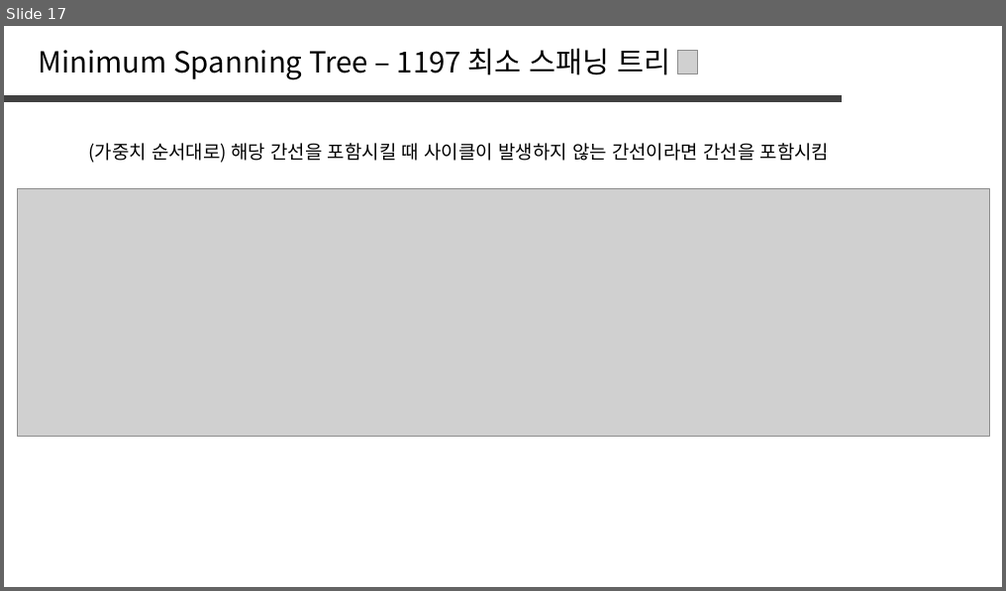
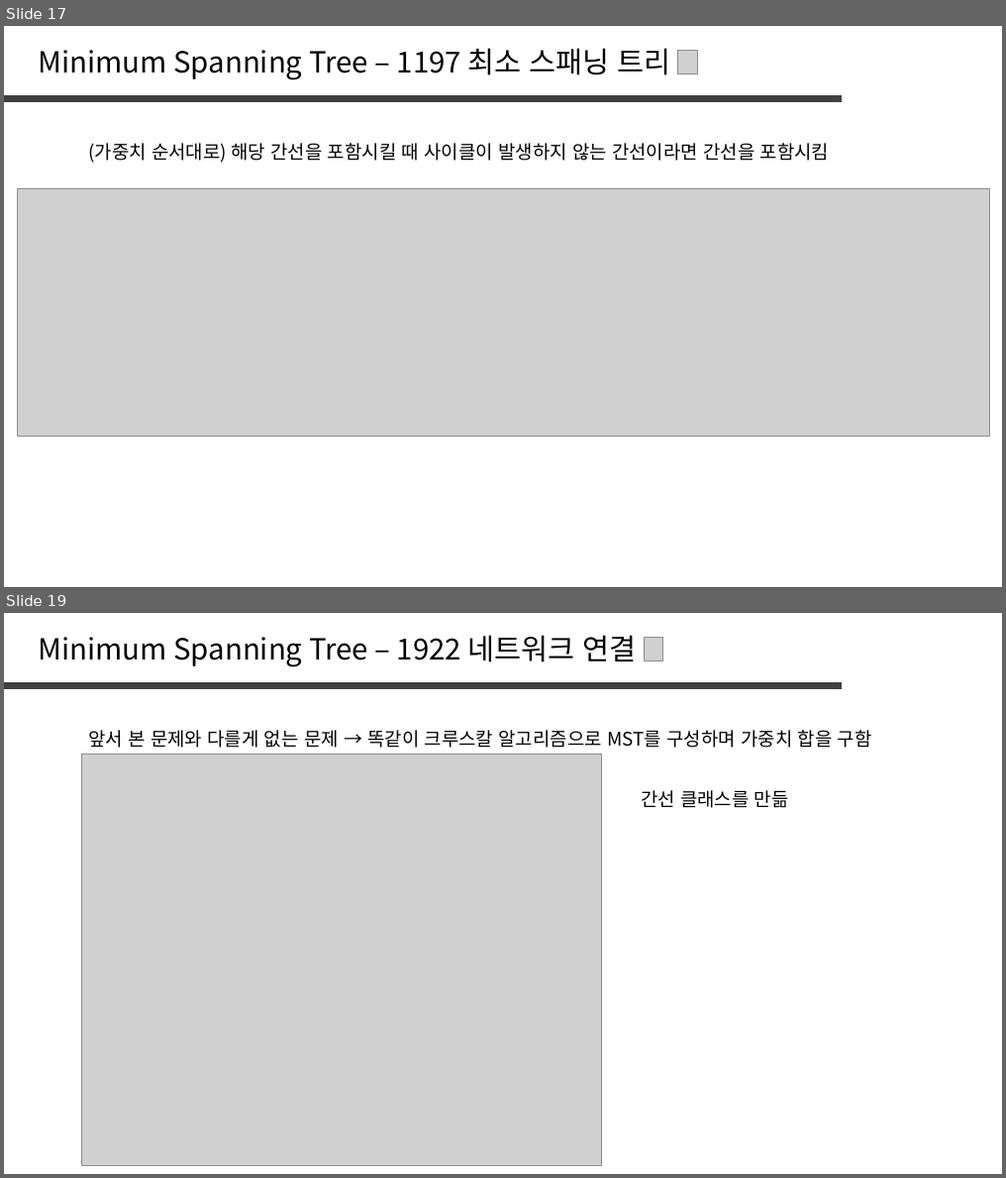
Before and after one commit to jaehoo1/PS-study, a slide deck: study/14_Minimum Spanning Tree, Kruskal.pptx. Shown one above the other, each under a label of ours: slide 17 before the commit, slides 17 and 19 after it; the slides between them are not shown. The pictures are 1006x591 and 1006x1178 pixels, drawn with LibreOffice and Linux fonts; fonts in the diff are those of the drawing; grey boxes stand for pictures. Boxes give left, top, right and bottom in pixels: in the first picture for what was removed or moved away, otherwise in the second. Text is boxed around its words. In the diff, an @@ line names an element or a change of style, - is before the commit and + after.

```diff
--- a/study/14_Minimum Spanning Tree, Kruskal.pptx
+++ b/study/14_Minimum Spanning Tree, Kruskal.pptx
@@ slide 19 added at [4, 613, 1002, 1174], background #FFFFFF @@
@@ text added at [39, 635, 637, 667], 28 pt, text #000000 @@
+Minimum Spanning Tree – 1922 네트워크 연결
@@ picture added at [645, 637, 663, 661] @@
@@ line added from (4, 685) to (843, 685), #404040 6 pt @@
@@ text added at [88, 730, 872, 748], 18 pt, text #000000 @@
+앞서 본 문제와 다를게 없는 문제 → 똑같이 크루스칼 알고리즘으로 MST를 구성하며 가중치 합을 구함
@@ picture added at [81, 754, 602, 1165] @@
@@ text added at [641, 790, 789, 808], 18 pt, text #000000 @@
+간선 클래스를 만듦
```
Also in this commit, not shown: 4 slides changed, 3 other slides added.
